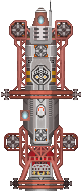
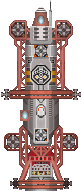
Layers edited between the first and the second 82 × 192 image:
painted on "Paint Layer 2" over [30, 45, 52, 142]
painted on "Background" (1st of 2) over [30, 45, 52, 142]
